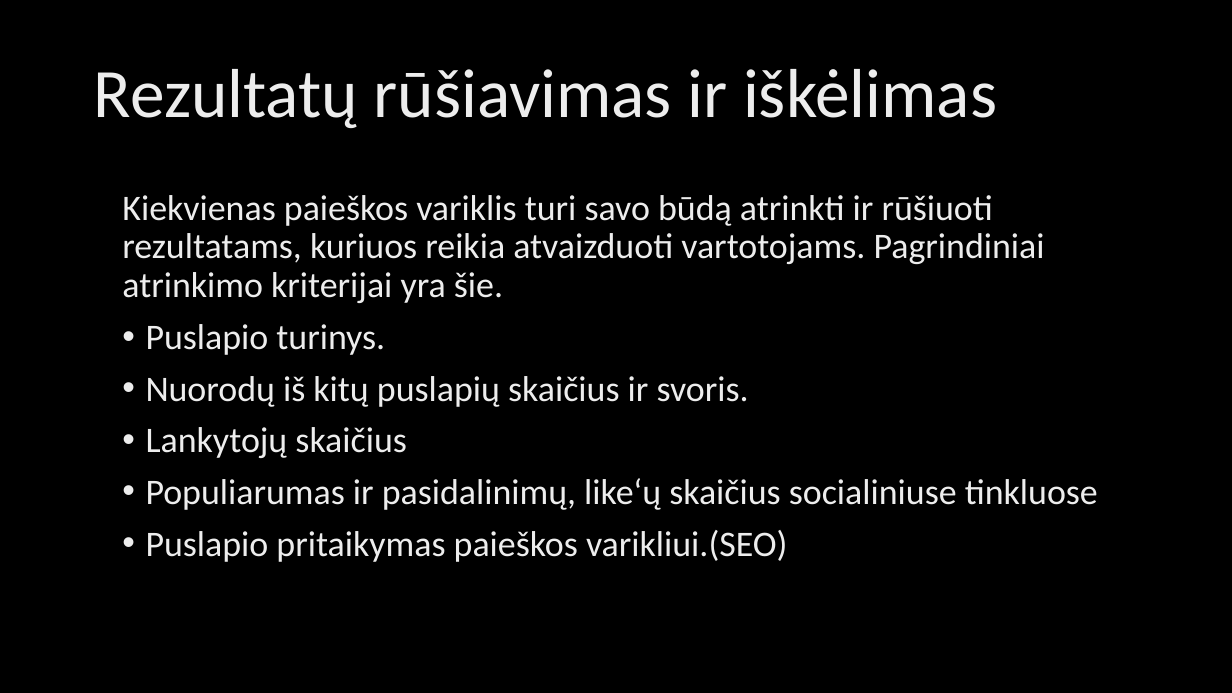
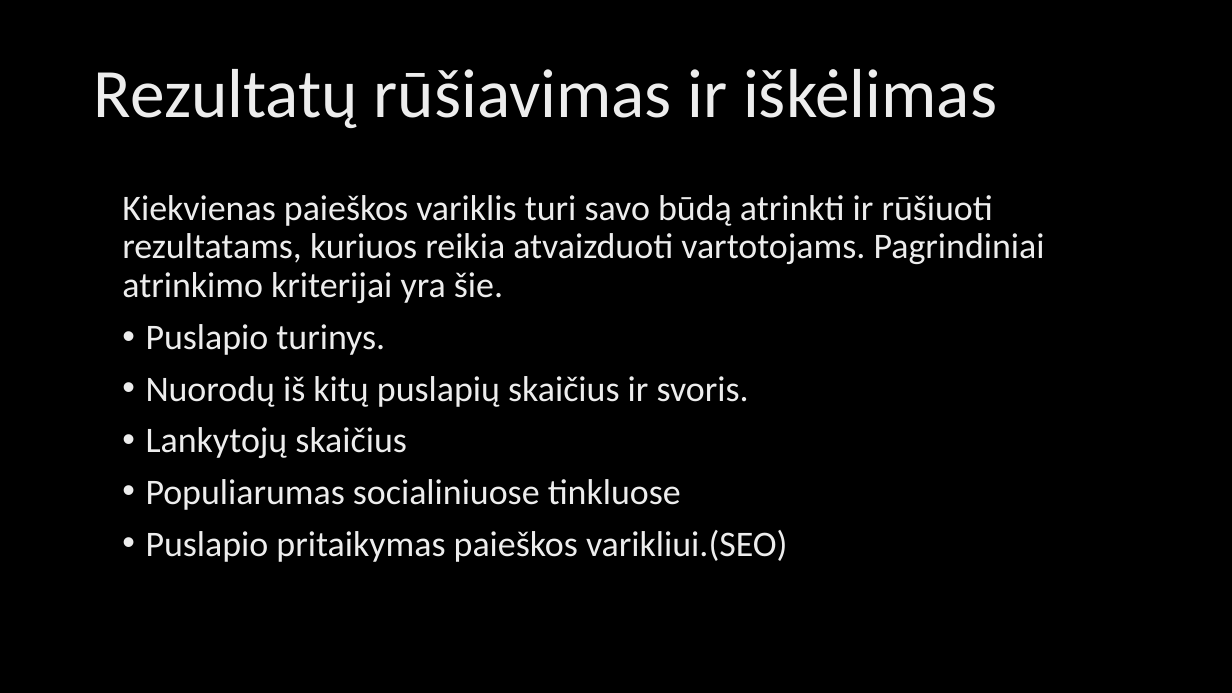
Before and after one commit to MariusKra/InformaciniuSistemuProjektas, a slide deck: slide 15 of IIS pristatymas/Žiniatinklio paieškos rezultatų kokybės vertinimas.pptx. Drawn at 1232x693 pixels with LibreOffice and Linux fonts; fonts in the diff are those of the drawing; background and template pictures are left out. Boxes give left, top, right and bottom in pixels: in the first picture for what was removed or moved away, otherwise in the second. Text is boxed around its words. In the diff, an @@ line names an element or a change of style, - is before the commit and + after.

```diff
--- a/IIS pristatymas/Žiniatinklio paieškos rezultatų kokybės vertinimas.pptx
+++ b/IIS pristatymas/Žiniatinklio paieškos rezultatų kokybės vertinimas.pptx
@@ text at [146, 479, 681, 510]: text changed @@
-• Populiarumas ir pasidalinimų, like‘ų skaičius socialiniuse tinkluose
+• Populiarumas socialiniuose tinkluose
```
Also in this commit, not shown: 2 other slides changed, 20 slides added, 7 slides removed.
